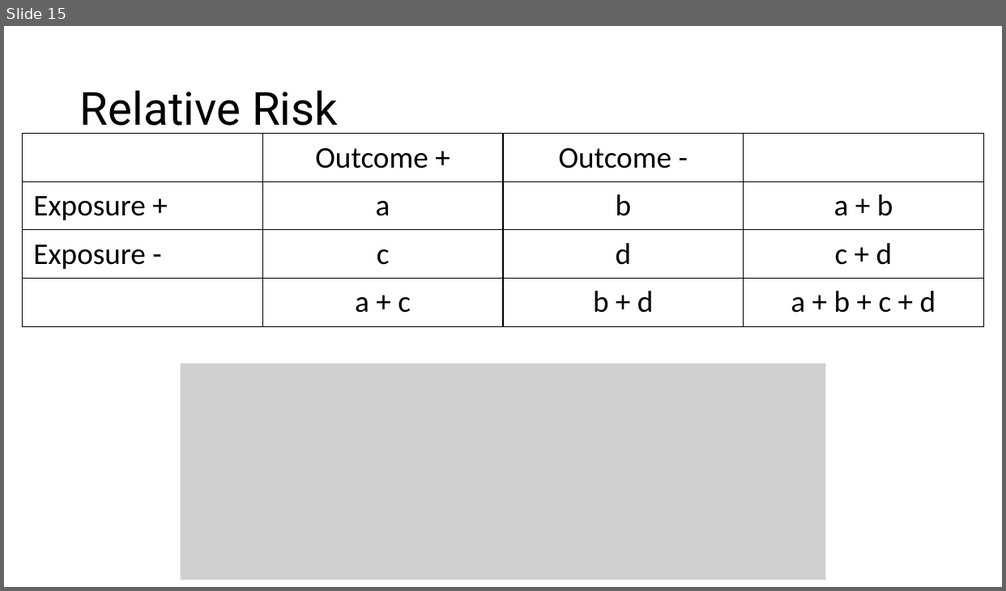
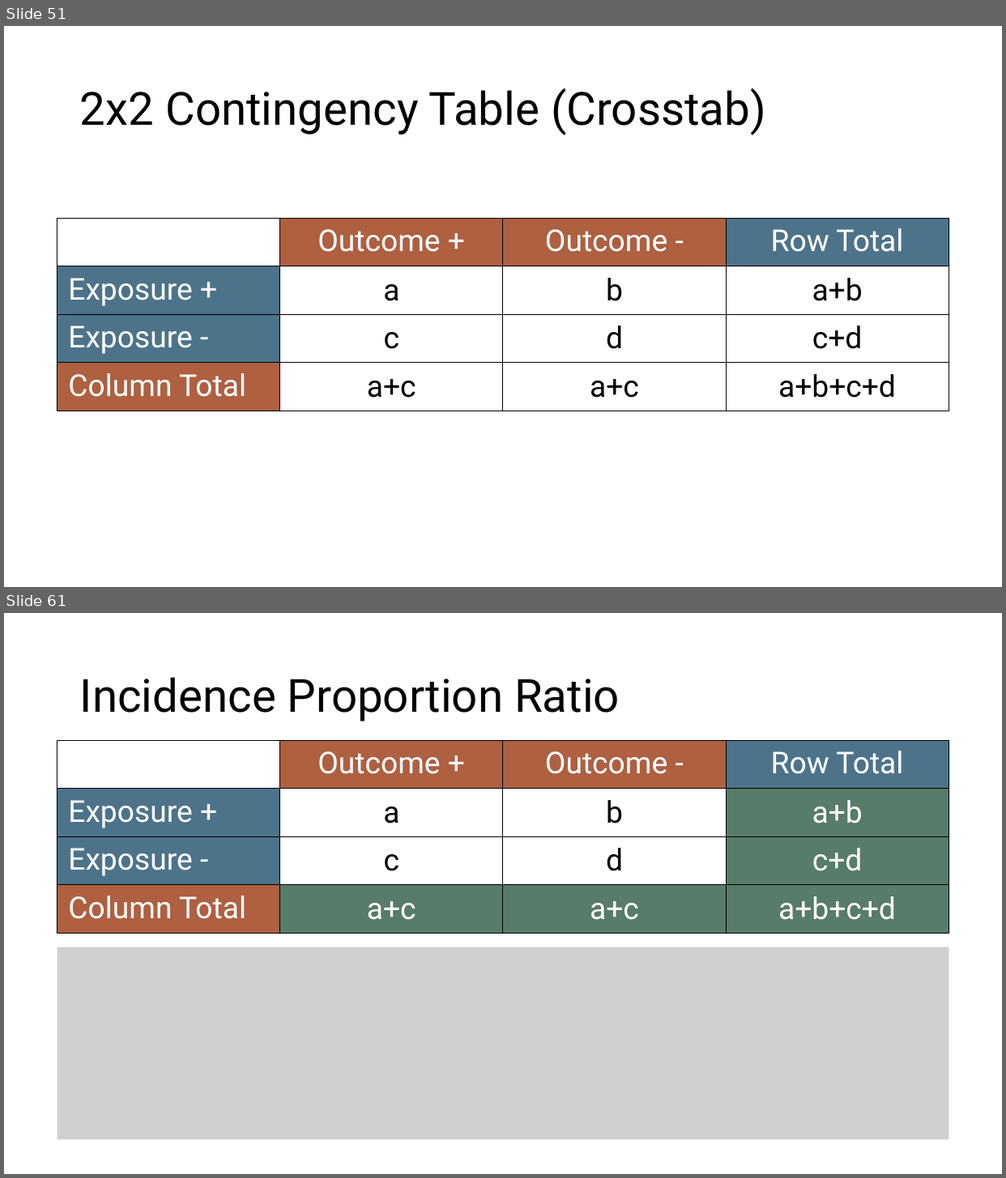
Before and after one commit to brad-cannell/epi_3_public, a slide deck: modules/04 Measures of Association/measures_of_assocaition.pptx. Shown one above the other, each under a label of ours: slide 15 before the commit, slides 51 and 61 after it; the slides between them are not shown. The pictures are 1006x591 and 1006x1178 pixels, drawn with LibreOffice and Linux fonts; fonts in the diff are those of the drawing; grey boxes stand for pictures. Boxes give left, top, right and bottom in pixels: in the first picture for what was removed or moved away, otherwise in the second. Text is boxed around its words. In the diff, an @@ line names an element or a change of style, - is before the commit and + after.

```diff
--- a/modules/04 Measures of Association/measures_of_assocaition.pptx
+++ b/modules/04 Measures of Association/measures_of_assocaition.pptx
@@ slide 61 added at (4, 613, 1002, 1174), background #FFFFFF @@
@@ title added at (80, 677, 620, 722), 44 pt, text #000000 @@
+Incidence Proportion Ratio
@@ table added at (57, 740, 949, 934), 4 rows, 4 columns @@
+ | Outcome + | Outcome - | Row Total
+Exposure + | a | b | a+b
+Exposure - | c | d | c+d
+Column Total | a+c | a+c | a+b+c+d
@@ picture added at (57, 947, 948, 1139) @@
@@ what was slide 15 is now slide 51 @@
@@ slide 51 changed as well @@
@@ title at (80, 88, 766, 135): text changed @@
-Relative Risk
+2x2 Contingency Table (Crosstab)
@@ table at (57, 219, 949, 412) @@
-row 1, column 4: 
+row 1, column 4: Row Total
-row 2, column 4: a + b
+row 2, column 4: a+b
-row 3, column 4: c + d
+row 3, column 4: c+d
-row 4:  | a + c | b + d | a + b + c + d
+row 4: Column Total | a+c | a+c | a+b+c+d
@@ fill none to #AE6041 in 2 cells @@
@@ fill none to #4D738A in 2 cells @@
@@ font Calibri to Roboto in "Outcome +", "Outcome -", "Exposure +", "a" and 4 more places @@
@@ text colour #000000 to #FFFFFF in "Outcome +", "Outcome -", "Exposure +", "Exposure -" @@
@@ table: place and size @@
-table at (23, 134, 984, 327)
+table at (57, 219, 949, 412)
@@ picture removed at (180, 364, 825, 581) @@
```
Also in this commit, not shown: 17 other slides changed, 81 other slides added, 5 slides removed, 5 other files.
